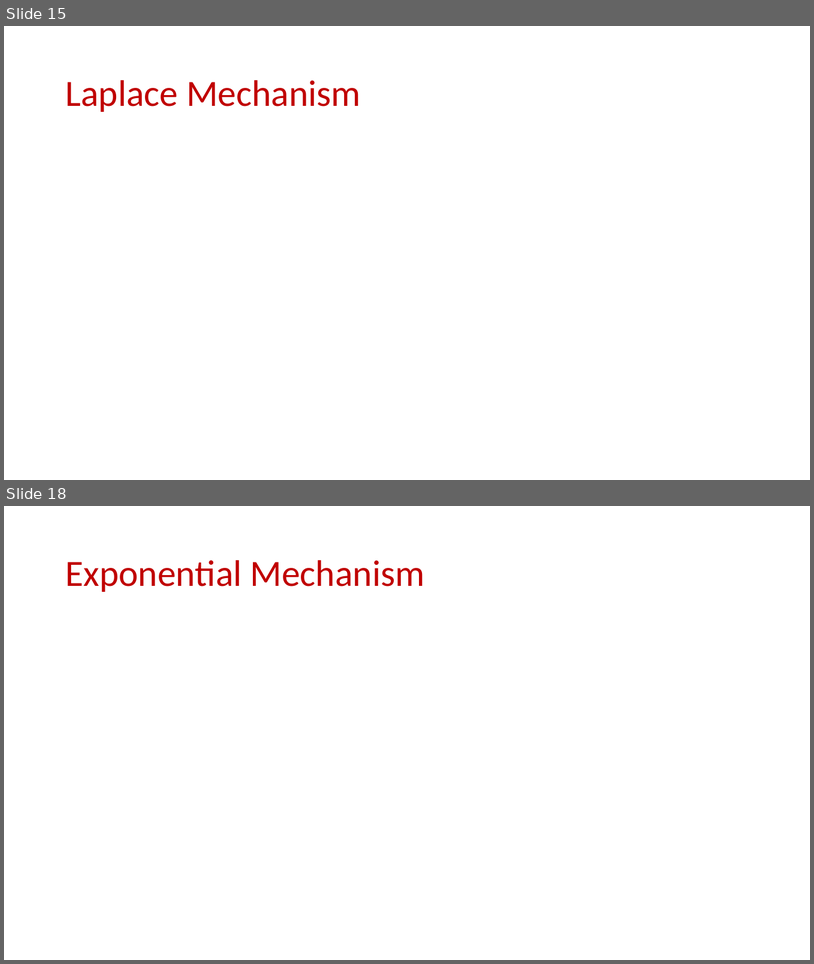
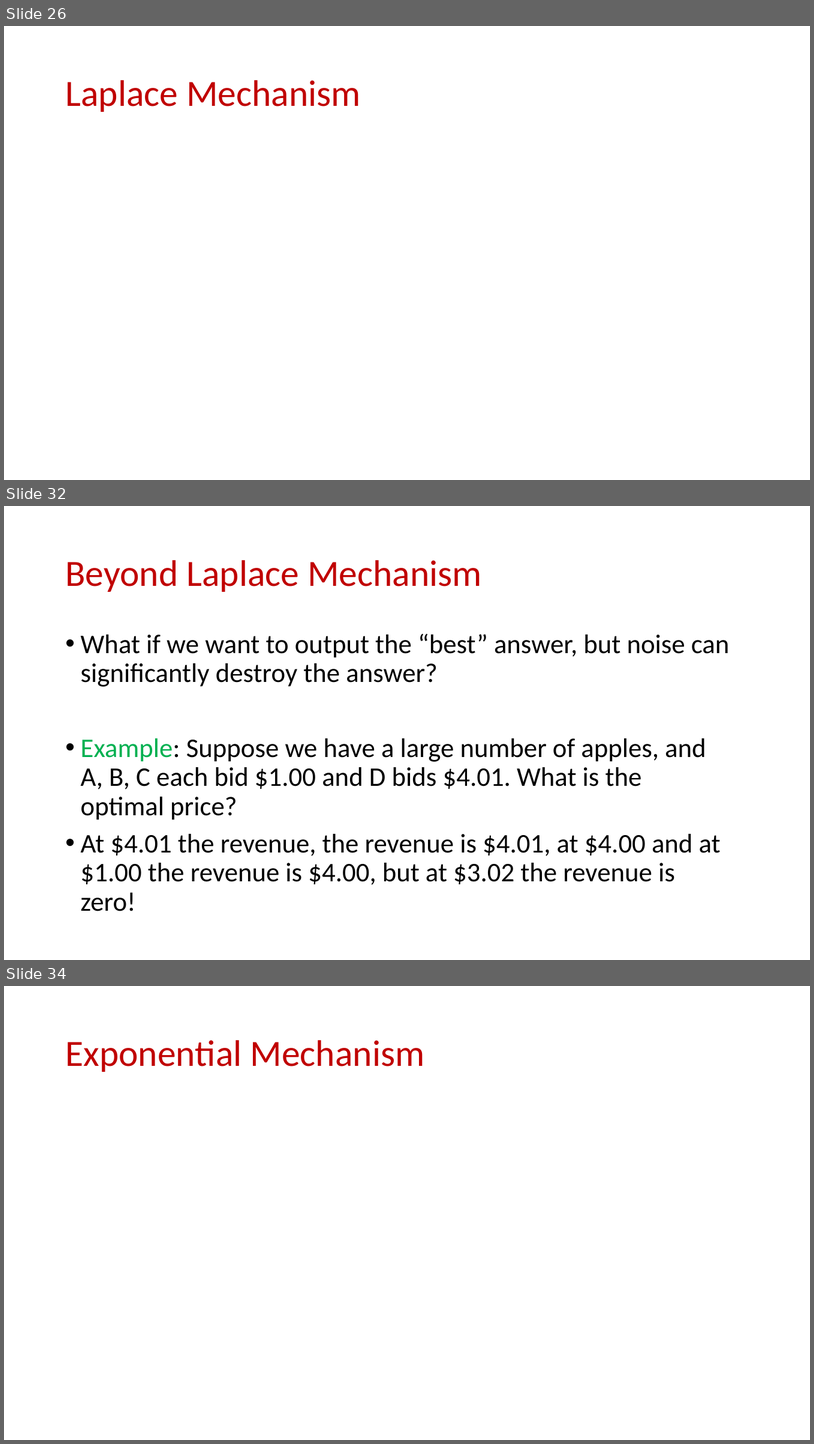
Before and after one commit to samsonzhou/samsonzhou.github.io, a slide deck: CSCE658-S24/L20.pptx. Shown one above the other, each under a label of ours: slides 15 and 18 before the commit, slides 26, 32 and 34 after it; the slides between them are not shown. The pictures are 814x964 and 814x1444 pixels, drawn with LibreOffice and Linux fonts; fonts in the diff are those of the drawing; grey boxes stand for pictures. Boxes give left, top, right and bottom in pixels: in the first picture for what was removed or moved away, otherwise in the second. Text is boxed around its words. In the diff, an @@ line names an element or a change of style, - is before the commit and + after.

```diff
--- a/CSCE658-S24/L20.pptx
+++ b/CSCE658-S24/L20.pptx
@@ slide 32 added at box(4, 506, 810, 960), background #FFFFFF @@
@@ title added at box(65, 560, 482, 592), 44 pt, text #C00000 @@
+Beyond Laplace Mechanism
@@ text added at box(81, 634, 730, 911), 32 pt, text #000000 @@
+• What if we want to output the “best” answer, but noise can significantly destroy the answer?
+• Example: Suppose we have a large number of apples, and A, B, C each bid $1.00 and D bids $4.01. What is the optimal price?
+• At $4.01 the revenue, the revenue is $4.01, at $4.00 and at $1.00 the revenue is $4.00, but at $3.02 the revenue is zero!
@@ what was slide 15 is now slide 26 @@
@@ what was slide 18 is now slide 34 @@
```
Also in this commit, not shown: 2 slides changed, 19 other slides added.
